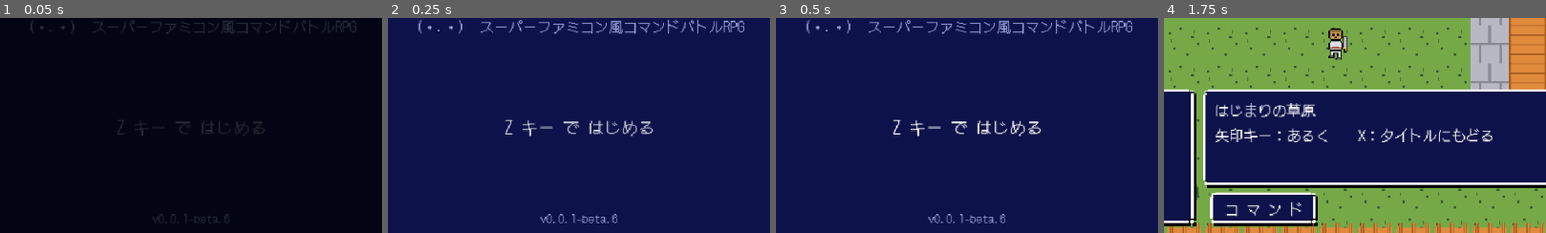
Above: before the commit, frames 1-4 (left to right).
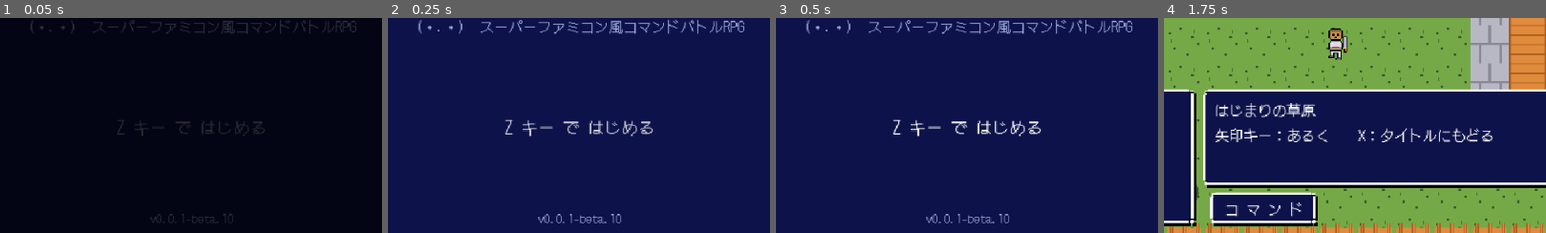
Above: after the commit, the same moments.

Repository: hiromsa/pokupoku
Game: Godot game, scene res://src/Main.tscn
Same seed, same stepped clock (60 frames per second), same inputs: the game is played once before the commit and once after it.
Inputs:
- Up to frame 1 (0.05 s): no input
- Up to frame 2 (0.25 s): no input
- Up to frame 3 (0.5 s): no input
- Up to frame 4 (1.75 s): tap Enter at 0.5, 1.35 s; hold Right (move_right) 0.53-1.28 s; hold Z (action_confirm) 0.53-1.28 s; tap Space at 0.77, 1.52 s; hold Down (move_down) from 1.28 s (still down)
The pictures show only the part of the screen within x 25-75%, y 50-100%; the shares and areas given below are measured in that part.

The runs differ from the first frame. In frame 1, 0.1% of the frame differs, in the area x 39-61%, y 91-96%; in frame 2, 0.5%; in frame 3, 0.5%; in frame 4, nothing differs.

Commit message:
docs(specification): マップ・移動仕様とUI実装状況、進捗記録を更新
- docs/specification/map-system.md を新規作成。タイル属性 (solid / base)、
  下地の規約、マップ JSON の形式、移動と歩行アニメの仕様を、実装したコードに合わせて記述
- docs/specification/ui.md にパネル枠の実装方式 (§2) と
  フィールドHUD の実装状況 (§10) を追記。未確定事項は §11 へ繰り下げ
- docs/specification/README.md のインデックスを更新 (map-system を作成済へ)
- docs/PROGRESS.md を Phase 2 完了状態へ更新 (検証結果、判明した注意点、次の作業)
- バージョンを 0.0.1-beta.10 へ更新 (コミット番号 10、直前ハッシュ 46bc126)

Diff:
--- a/project.godot
+++ b/project.godot
@@ -7,7 +7,7 @@
 
 config/name="Pokupoku"
 config/description="スーパーファミコン風2DコマンドバトルRPG『ポクポク』"
-config/version="0.0.1-beta.6"
+config/version="0.0.1-beta.10"
 run/main_scene="res://src/Main.tscn"
 config/features=PackedStringArray("4.7", "GL Compatibility")
 config/icon="res://assets/images/ui/icon.png"
--- a/src/config/Version.gd
+++ b/src/config/Version.gd
@@ -14,8 +14,8 @@
 const APP_MINOR: int = 0
 const APP_PATCH: int = 1
 
-var app_build_number: int = 6
-var app_commit_hash: String = "be5c5d2"
+var app_build_number: int = 10
+var app_commit_hash: String = "46bc126"
 
 
 func get_short_version() -> String:
Not shown, changed: docs/PROGRESS.md
Not shown, changed: docs/specification/README.md
Not shown, added: docs/specification/map-system.md
Not shown, changed: docs/specification/ui.md
